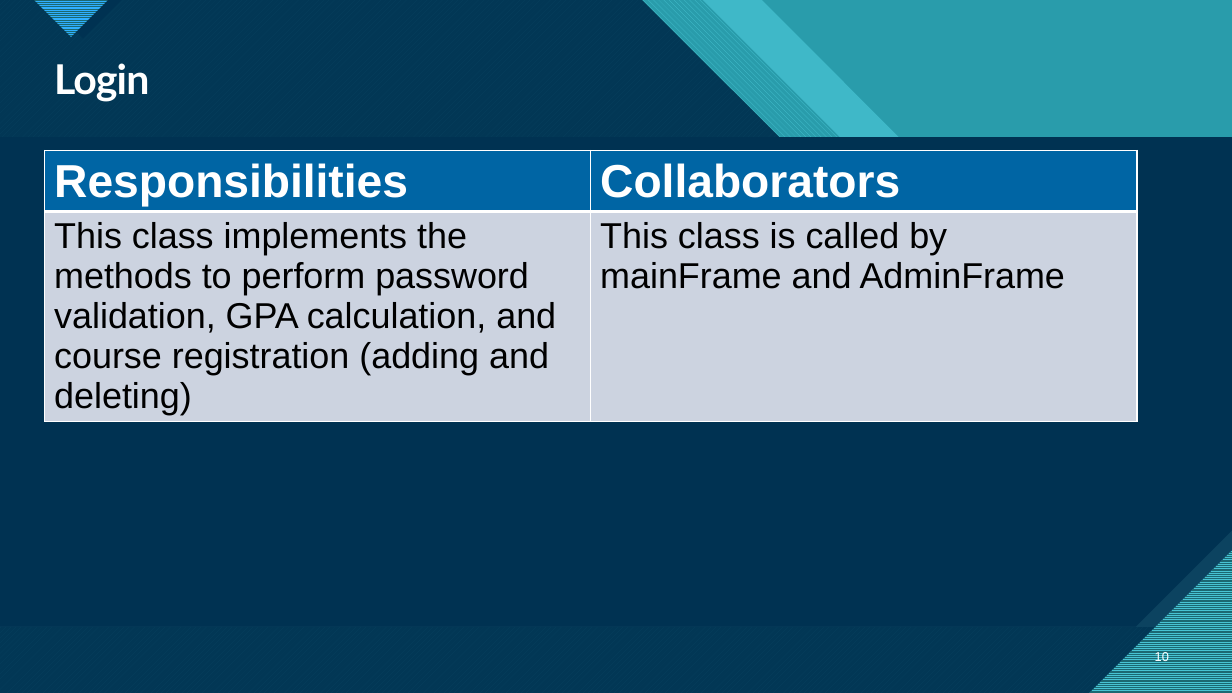
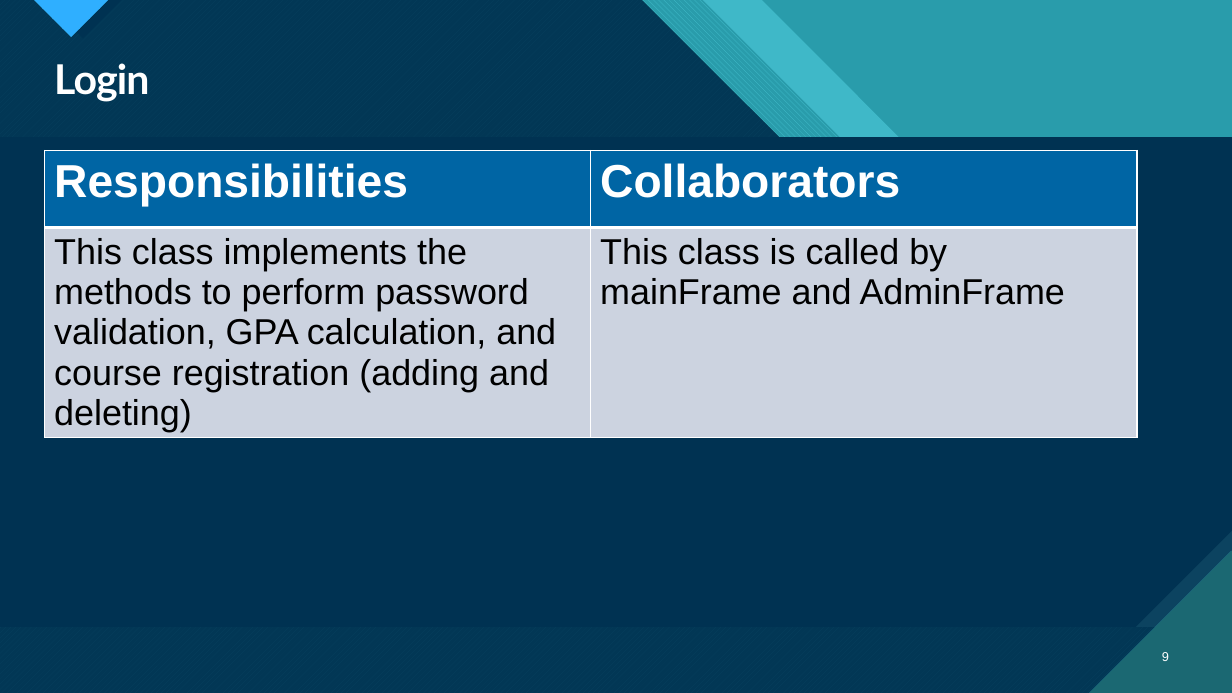
Before and after one commit to JacquelynDeHart/SIMS_CS3321, a slide deck: slide 9 of SE Final SIMS Presentation.pptx (slide 10 before the commit). Drawn at 1232x693 pixels with LibreOffice and Linux fonts; fonts in the diff are those of the drawing. Boxes give left, top, right and bottom in pixels: in the first picture for what was removed or moved away, otherwise in the second. Text is boxed around its words. In the diff, an @@ line names an element or a change of style, - is before the commit and + after.

```diff
--- a/SE Final SIMS Presentation.pptx
+++ b/SE Final SIMS Presentation.pptx
@@ freeform shape at bbox=[0, 0, 1232, 693]: outline redrawn @@
@@ freeform shape at bbox=[0, 0, 1232, 693]: outline redrawn @@
@@ table at bbox=[45, 151, 1138, 453] @@
@@ borders changed @@
@@ page number at bbox=[1162, 652, 1169, 661]: text changed @@
-10
+9
```
Also in this commit, not shown: 17 other slides changed, 1 slide added, 1 slide removed.
